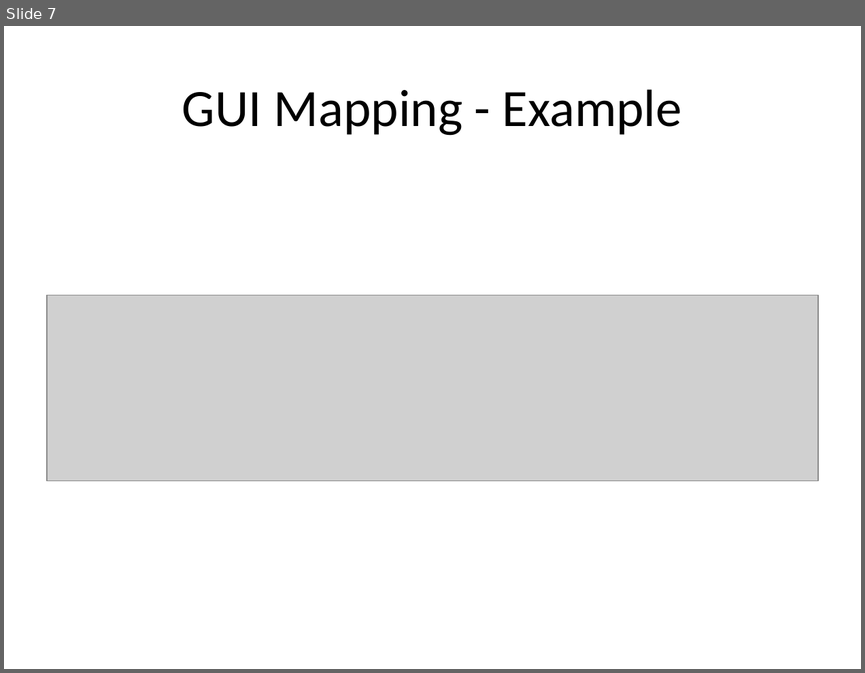
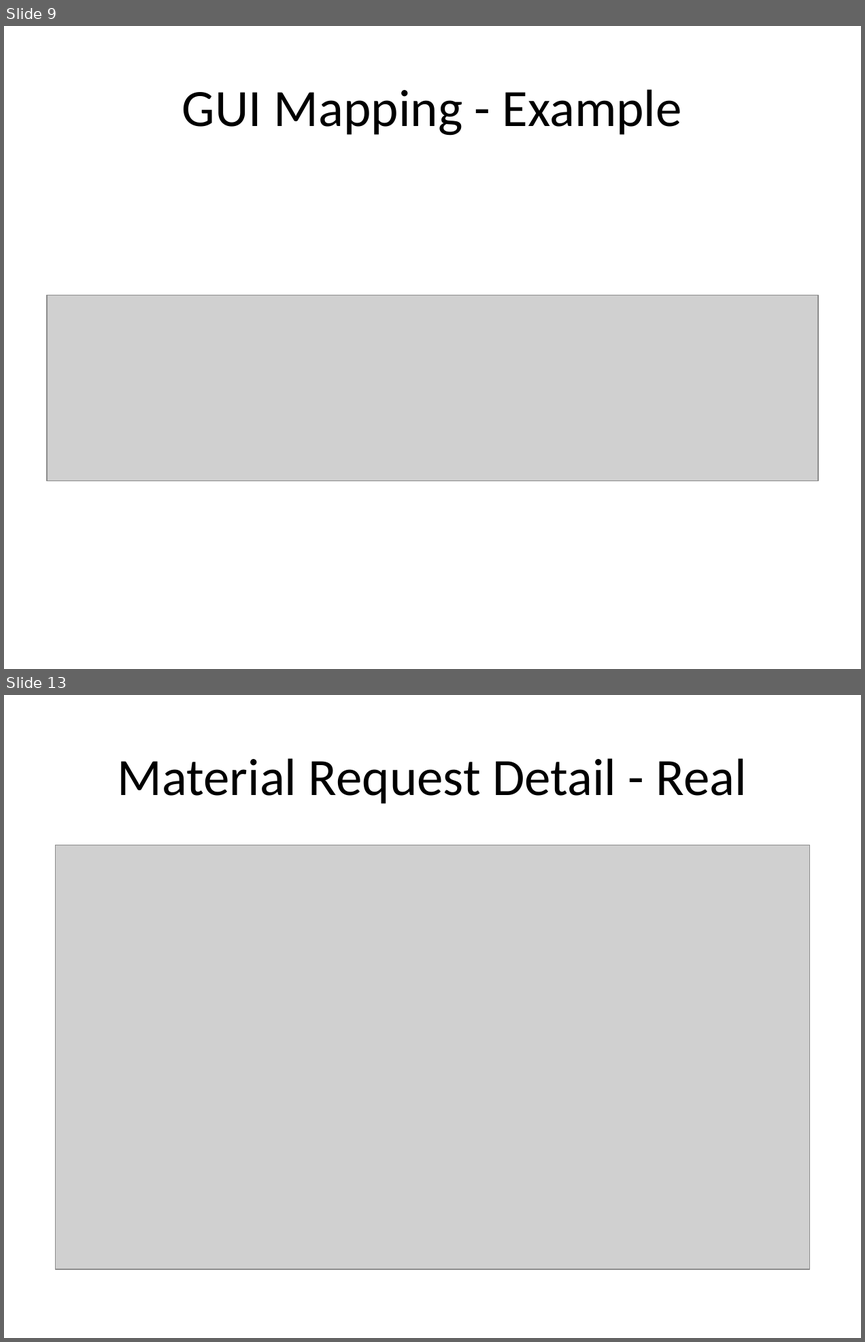
Before and after one commit to perlovdinger/testManagement, a slide deck: 1_planning/way_of_working/WayOfWorking.pptx. Shown one above the other, each under a label of ours: slide 7 before the commit, slides 9 and 13 after it; the slides between them are not shown. The pictures are 865x673 and 865x1342 pixels, drawn with LibreOffice and Linux fonts; fonts in the diff are those of the drawing; grey boxes stand for pictures. Boxes give left, top, right and bottom in pixels: in the first picture for what was removed or moved away, otherwise in the second. Text is boxed around its words. In the diff, an @@ line names an element or a change of style, - is before the commit and + after.

```diff
--- a/1_planning/way_of_working/WayOfWorking.pptx
+++ b/1_planning/way_of_working/WayOfWorking.pptx
@@ slide 13 added at [4, 695, 861, 1338], background #FFFFFF @@
@@ title added at [117, 758, 747, 804], 44 pt, text #000000 @@
+Material Request Detail - Real
@@ picture added at [56, 845, 809, 1269] @@
@@ what was slide 7 is now slide 9 @@
```
Also in this commit, not shown: 1 slide changed, 5 other slides added, 1 slide removed, 36 other files.
